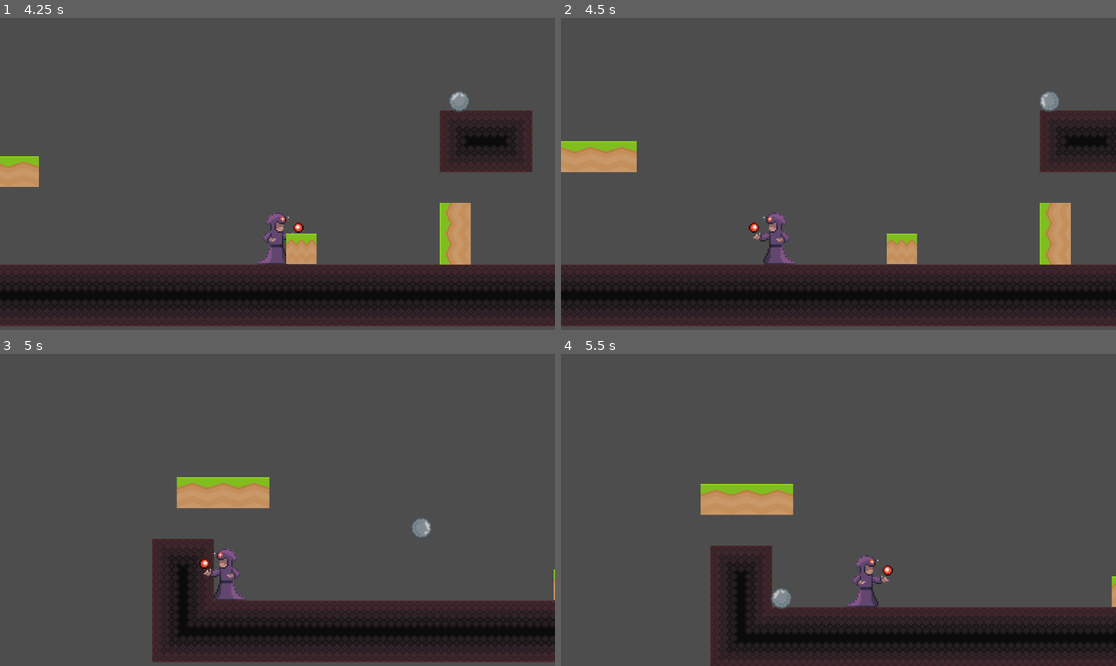
Above: before the commit, frames 1-4 (two rows, left to right).
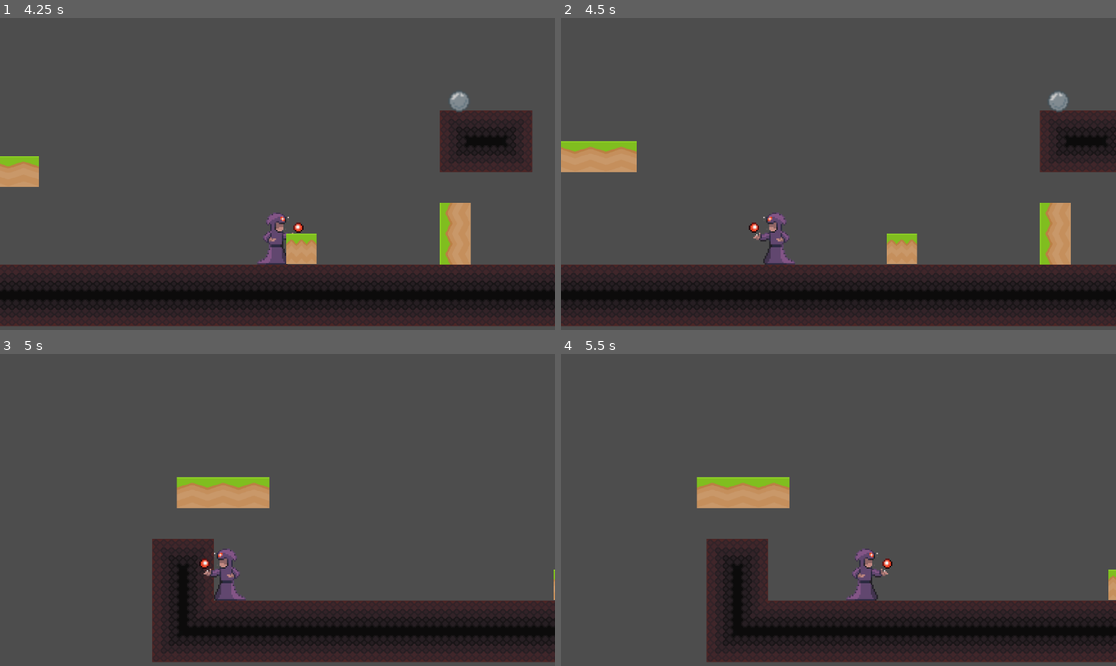
Above: after the commit, the same moments.

Repository: hanseei/superwizquest
Game: Godot game, scene res://Assets/Nodes/Scenes/TestStage.tscn
Two runs of this game, one before a commit and one after it. Both use one fixed random seed, a clock stepped at 60 frames per second and the inputs below.
Inputs:
- Up to frame 1 (4.25 s): hold Shift (shift) 0.53-1.28 s; hold D (move_right) 0.53-2.03 s; tap W (move_up) at 0.77, 1.52, 3.02, 3.77 s; tap Space (space) at 1.35, 2.85 s; hold A (move_left) 2.03-2.78 s; hold Shift (shift) 2.03-2.78 s; hold D (move_right) from 2.78 s (still down); hold Shift (shift) from 3.53 s (still down)
- Up to frame 2 (4.5 s): release D (move_right) at 4.28 s; release Shift (shift) at 4.28 s; hold A (move_left) from 4.28 s (still down); tap Space (space) at 4.35 s
- Up to frame 3 (5 s): keep holding A (move_left); tap W (move_up) at 4.52 s
- Up to frame 4 (5.5 s): release A (move_left) at 5.03 s; hold D (move_right) from 5.03 s (still down); hold Shift (shift) from 5.03 s (still down)

Frame 1 is identical in both runs. In frame 2, 0.2% of the frame differs, in the area x 86-92%, y 23-31%; in frame 3, 0.2%; in frame 4, 8.2%, in the area x 24-100%, y 39-100%.

Commit message:
Fixed stone speed

Diff:
--- a/Assets/Nodes/Actors/Interactables/Scripts/physicsable.gd
+++ b/Assets/Nodes/Actors/Interactables/Scripts/physicsable.gd
@@ -17,7 +17,7 @@
 
 	if Gamecontroller.global_direction.normalized() ==  Vector2.LEFT:
 
-		wind_speed = -2000.0
+		wind_speed = -200.0
 		jump_velocity = 0
 
 	if Gamecontroller.global_direction ==  Vector2.DOWN:
